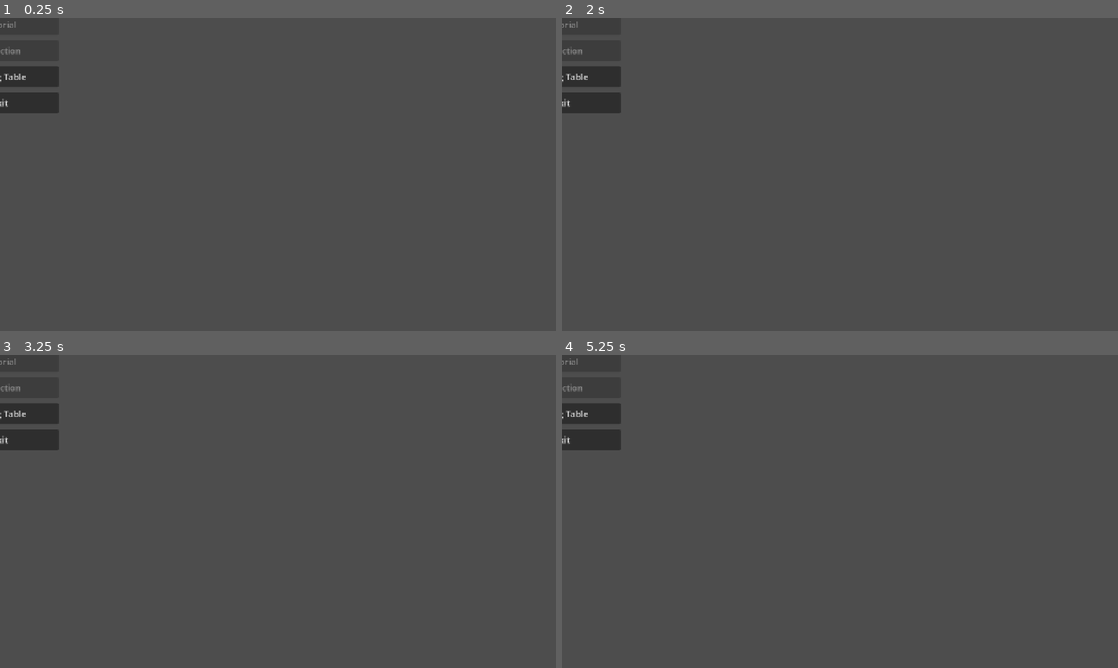
Above: before the commit, frames 1-4 (two rows, left to right).
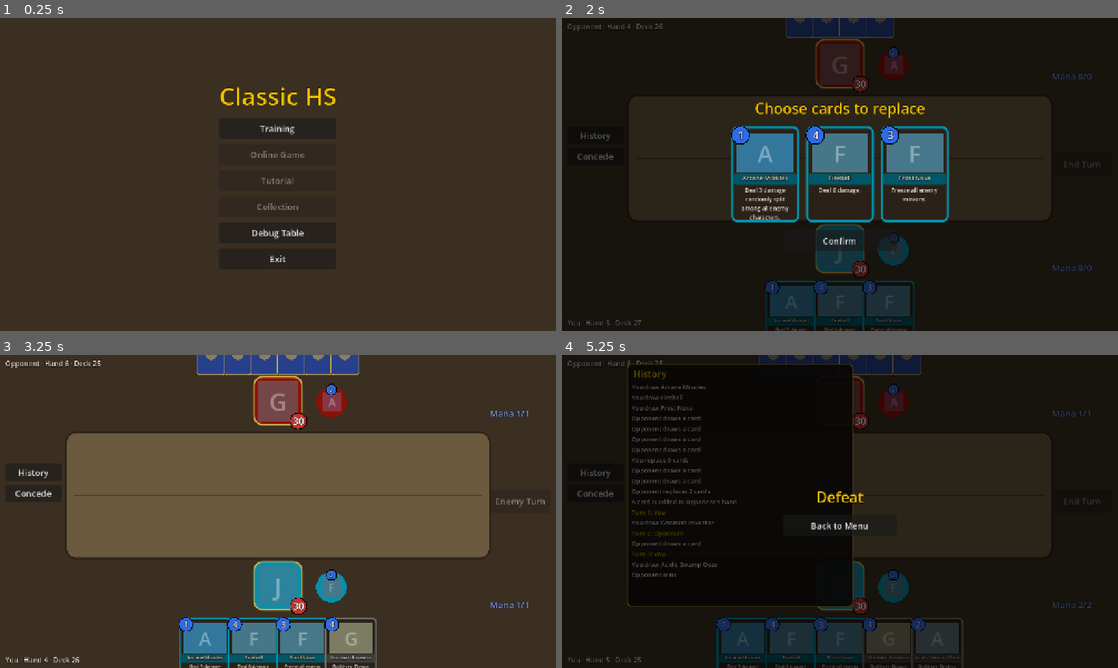
Above: after the commit, the same moments.

Repository: pycz2/classichs
Game: Godot game, scene res://ui/main.tscn
Same seed, same stepped clock (60 frames per second), same inputs: the game is played once before the commit and once after it.
Inputs (mouse positions are in pixels of both pictures, inside the frame that each line leads up to):
- Up to frame 1 (0.25 s): no input
- Up to frame 2 (2 s): click (840, 127) at 0.5 s, where only the run after the commit has a clickable "Training"; click (678, 218) at 1.25 s, where only the run after the commit has a clickable "Play"
- Up to frame 3 (3.25 s): click (278, 577) at 2 s, where only the run after the commit has a clickable "Confirm"; click (522, 502) at 2.75 s, where only the run after the commit has a clickable "End Turn"
- Up to frame 4 (5.25 s): click (595, 473) at 3.5 s, where only the run after the commit has a clickable "History"; click (595, 492) at 4.25 s, where only the run after the commit has a clickable "Concede"; click (595, 473) at 5 s, where only the run after the commit has a clickable "History"

The runs differ from the first frame. In frame 1, 98% of the frame differs, in the area x 0-100%, y 0-100%; in frame 2, 99%; in frame 3, 98%; in frame 4, 99%.

Commit message:
Polish table layout; release 0.2.0
Co-Authored-By: Claude Opus 5.5 <noreply@anthropic.com>

Diff:
--- a/project.godot
+++ b/project.godot
@@ -3,7 +3,7 @@
 
 [application]
 config/name="Classic HS"
-config/version="0.1.0"
+config/version="0.2.0"
 run/main_scene="res://ui/main.tscn"
 config/features=PackedStringArray("4.7")
 
--- a/ui/debug_table.gd
+++ b/ui/debug_table.gd
@@ -16,10 +16,10 @@
 
 
 func _ready() -> void:
-	set_anchors_preset(Control.PRESET_FULL_RECT)
+	set_anchors_and_offsets_preset(Control.PRESET_FULL_RECT)
 	var bg := ColorRect.new()
 	bg.color = Palette.TABLE
-	bg.set_anchors_preset(Control.PRESET_FULL_RECT)
+	bg.set_anchors_and_offsets_preset(Control.PRESET_FULL_RECT)
 	add_child(bg)
 	var title := Palette.label(tr("Debug Table"), 30, Palette.ATTACK)
 	title.position = Vector2(20, 14)
--- a/ui/main.gd
+++ b/ui/main.gd
@@ -5,7 +5,7 @@
 
 
 func _ready() -> void:
-	set_anchors_preset(Control.PRESET_FULL_RECT)
+	set_anchors_and_offsets_preset(Control.PRESET_FULL_RECT)
 	show_menu()
 
 
--- a/ui/match_view.gd
+++ b/ui/match_view.gd
@@ -6,10 +6,11 @@
 
 signal leave
 
-const ENEMY_HERO := Vector2(575, 50)
-const OWN_HERO := Vector2(575, 492)
-const ENEMY_BOARD_Y := 196.0
-const OWN_BOARD_Y := 356.0
+const ENEMY_HERO := Vector2(575, 40)
+const OWN_HERO := Vector2(575, 466)
+const ENEMY_BOARD_Y := 188.0
+const OWN_BOARD_Y := 336.0
+const HAND_Y := 604.0
 const SLOT := 104.0
 const TOOLTIP_POS := Vector2(1035, 160)
 
@@ -34,26 +35,26 @@
 
 
 func _ready() -> void:
-	set_anchors_preset(Control.PRESET_FULL_RECT)
+	set_anchors_and_offsets_preset(Control.PRESET_FULL_RECT)
 	var bg := ColorRect.new()
 	bg.color = Palette.TABLE
-	bg.set_anchors_preset(Control.PRESET_FULL_RECT)
+	bg.set_anchors_and_offsets_preset(Control.PRESET_FULL_RECT)
 	bg.mouse_filter = Control.MOUSE_FILTER_IGNORE
 	add_child(bg)
 	var board := Panel.new()
 	board.add_theme_stylebox_override("panel", Palette.box(Palette.BOARD, 24, Color("2a2118"), 4))
-	board.position = Vector2(150, 186)
-	board.size = Vector2(980, 300)
+	board.position = Vector2(150, 176)
+	board.size = Vector2(980, 294)
 	board.mouse_filter = Control.MOUSE_FILTER_IGNORE
 	add_child(board)
 	var mid := ColorRect.new()
 	mid.color = Color(0, 0, 0, 0.25)
-	mid.position = Vector2(170, 335)
+	mid.position = Vector2(170, 322)
 	mid.size = Vector2(940, 2)
 	mid.mouse_filter = Control.MOUSE_FILTER_IGNORE
 	add_child(mid)
 	for c in [_layer, _fx]:
-		c.set_anchors_preset(Control.PRESET_FULL_RECT)
+		c.set_anchors_and_offsets_preset(Control.PRESET_FULL_RECT)
 		c.mouse_filter = Control.MOUSE_FILTER_IGNORE
 		add_child(c)
 	_end_turn = Palette.button(tr("End Turn"), "EndTurn")
@@ -63,11 +64,11 @@
 	add_child(_end_turn)
 	for i in 2:
 		var l := Palette.label("", 20, Palette.MANA.lightened(0.4))
-		l.position = Vector2(1128, 600 if i == 0 else 100)
+		l.position = Vector2(1128, 560 if i == 0 else 120)
 		_mana.append(l)
 		add_child(l)
-		var n := Palette.label("", 18)
-		n.position = Vector2(760, 640 if i == 0 else 20)
+		var n := Palette.label("", 16)
+		n.position = Vector2(12, 690 if i == 0 else 8)
 		_names.append(n)
 		add_child(n)
 	var left := VBoxContainer.new()
@@ -88,7 +89,7 @@
 	concede.pressed.connect(_on_concede)
 	left.add_child(concede)
 	_hint = Palette.label("", 20, Palette.SELECTED)
-	_hint.position = Vector2(170, 296)
+	_hint.position = Vector2(170, 306)
 	_hint.size = Vector2(940, 30)
 	_hint.horizontal_alignment = HORIZONTAL_ALIGNMENT_CENTER
 	_hint.mouse_filter = Control.MOUSE_FILTER_IGNORE
@@ -194,7 +195,7 @@
 		var cv := CardView.make(hand[i].card_id, k)
 		cv.face_up = own
 		cv.show_entity(hand[i], g)
-		_add_view(cv, Vector2(start + step * i, 600.0 if own else -48.0))
+		_add_view(cv, Vector2(start + step * i, HAND_Y if own else -48.0))
 
 
 func _slot_x(i: int, n: int) -> float:
@@ -444,15 +445,15 @@
 func _open_overlay(title: String) -> VBoxContainer:
 	_close_overlay()
 	_overlay = Control.new()
-	_overlay.set_anchors_preset(Control.PRESET_FULL_RECT)
+	_overlay.set_anchors_and_offsets_preset(Control.PRESET_FULL_RECT)
 	var dim := ColorRect.new()
 	dim.color = Color(0, 0, 0, 0.6)
-	dim.set_anchors_preset(Control.PRESET_FULL_RECT)
+	dim.set_anchors_and_offsets_preset(Control.PRESET_FULL_RECT)
 	_overlay.add_child(dim)
 	var box := VBoxContainer.new()
 	box.alignment = BoxContainer.ALIGNMENT_CENTER
 	box.add_theme_constant_override("separation", 18)
-	box.set_anchors_preset(Control.PRESET_FULL_RECT)
+	box.set_anchors_and_offsets_preset(Control.PRESET_FULL_RECT)
 	_overlay.add_child(box)
 	var t := Palette.label(title, 34, Palette.ATTACK)
 	t.horizontal_alignment = HORIZONTAL_ALIGNMENT_CENTER
--- a/ui/menu.gd
+++ b/ui/menu.gd
@@ -8,16 +8,17 @@
 
 
 func _ready() -> void:
-	set_anchors_preset(Control.PRESET_FULL_RECT)
+	set_anchors_and_offsets_preset(Control.PRESET_FULL_RECT)
 	var bg := ColorRect.new()
 	bg.color = Palette.TABLE
-	bg.set_anchors_preset(Control.PRESET_FULL_RECT)
+	bg.set_anchors_and_offsets_preset(Control.PRESET_FULL_RECT)
 	add_child(bg)
+	var center := CenterContainer.new()
+	center.set_anchors_and_offsets_preset(Control.PRESET_FULL_RECT)
+	add_child(center)
 	var box := VBoxContainer.new()
-	box.set_anchors_preset(Control.PRESET_CENTER)
 	box.add_theme_constant_override("separation", 12)
-	box.alignment = BoxContainer.ALIGNMENT_CENTER
-	add_child(box)
+	center.add_child(box)
 	var title := Palette.label("Classic HS", 56, Palette.ATTACK)
 	title.horizontal_alignment = HORIZONTAL_ALIGNMENT_CENTER
 	box.add_child(title)
@@ -32,4 +33,3 @@
 			var sig: Signal = it[1]
 			b.pressed.connect(func(): sig.emit())
 		box.add_child(b)
-	box.position = -box.get_combined_minimum_size() / 2
--- a/ui/minion_view.gd
+++ b/ui/minion_view.gd
@@ -25,8 +25,9 @@
 		draw_style_box(Palette.box(Color("8a8a8a"), 14, Color("3a3a3a"), 3), r.grow(5))
 	var c := e.card()
 	var frame := Palette.of_class(c.get("cardClass", "NEUTRAL"))
-	draw_style_box(Palette.box(Color("2a2118"), 40, frame, 4), r)
-	_draw_art(r.grow(-8), e.card_id)
+	draw_style_box(Palette.box(Color("2a2118"), 40), r)
+	_draw_art(Rect2(r.position + Vector2(10, 12), r.size - Vector2(20, 24)), e.card_id)
+	draw_style_box(Palette.box(Color.TRANSPARENT, 40, frame, 5), r)
 	if e.has("DIVINE_SHIELD"):
 		draw_style_box(Palette.box(Color(1, 0.85, 0.2, 0.25), 44, Color(1, 0.9, 0.3, 0.9), 3), r.grow(3))
 	if e.has("FROZEN"):
--- a/ui/training_setup.gd
+++ b/ui/training_setup.gd
@@ -13,10 +13,10 @@
 
 
 func _ready() -> void:
-	set_anchors_preset(Control.PRESET_FULL_RECT)
+	set_anchors_and_offsets_preset(Control.PRESET_FULL_RECT)
 	var bg := ColorRect.new()
 	bg.color = Palette.TABLE
-	bg.set_anchors_preset(Control.PRESET_FULL_RECT)
+	bg.set_anchors_and_offsets_preset(Control.PRESET_FULL_RECT)
 	add_child(bg)
 	var box := VBoxContainer.new()
 	box.position = Vector2(140, 60)
Not shown, changed: CHANGELOG.md
